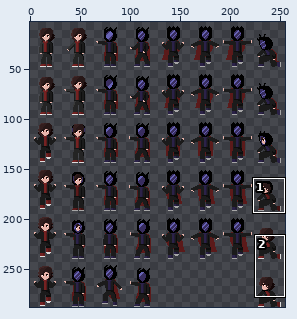
Sprite sheet: Assets/Sprites/Enemies/kael.png. Above, an overview of the earlier version with the close-up marked.
Close-up. Earlier state:
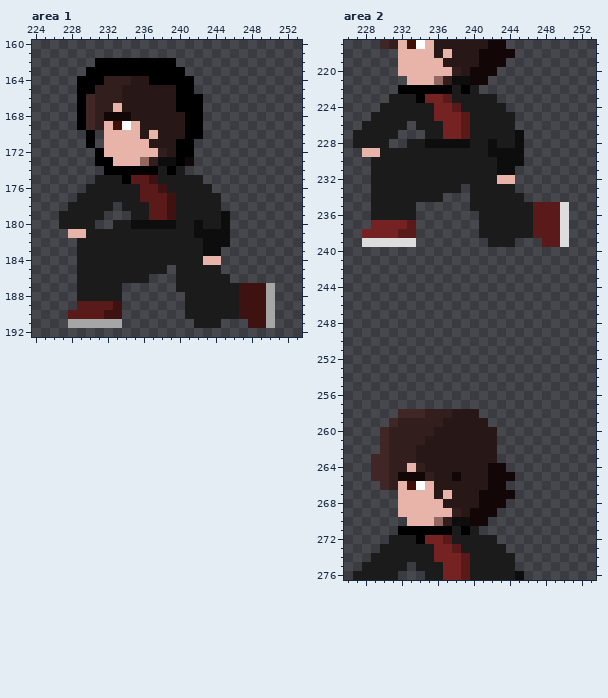
The file is 256x288 pixels. Colours within 5 levels of each other are drawn and written as one. Shown: area 1: x 224..253, y 160..192; area 2: x 226..253, y 217..276. The wide view leaves out empty margins.
Now the later version:
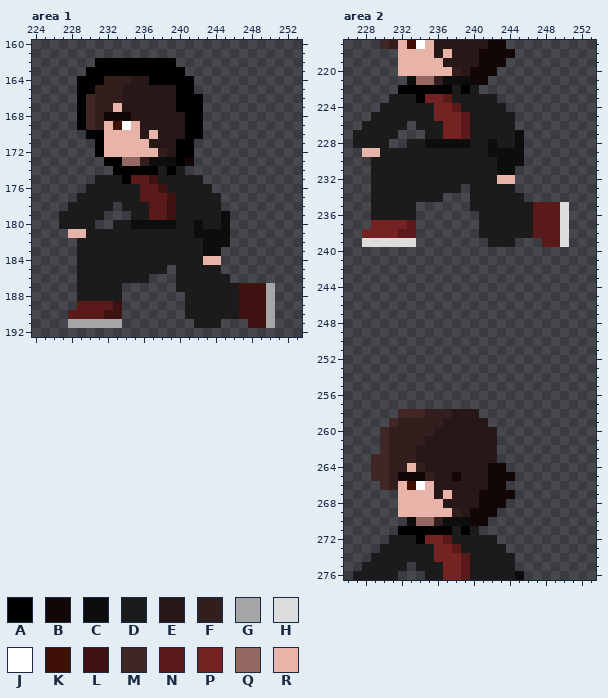
Palette (. is transparent): A #000000  B #130606  C #0d0d0d  D #1b1b1b  E #271717  F #331e1e  G #a6a6a6  H #dddddd  J #ffffff  K #3f1005  L #3f1212  M #412626  N #5b1a1a  P #752222  Q #926860  R #e8b4aa
Edits made:
Area 1:
y 170: x 231 . -> A
y 171: x 230..231 A. -> .A
y 173: x 231 A -> .; x 233..237 RRRQF -> AQQFC
y 174: x 232 A -> .
Area 2:
y 221: x 233..237 RRRQF -> CQQFC
y 270: x 233..237 RRRQF -> CQQFC
Pixel boxes of the changes (left, top, right, bottom) in both close-ups:
changed: (86, 130, 158, 175)
changed: (407, 76, 452, 85)
changed: (407, 517, 452, 526)
